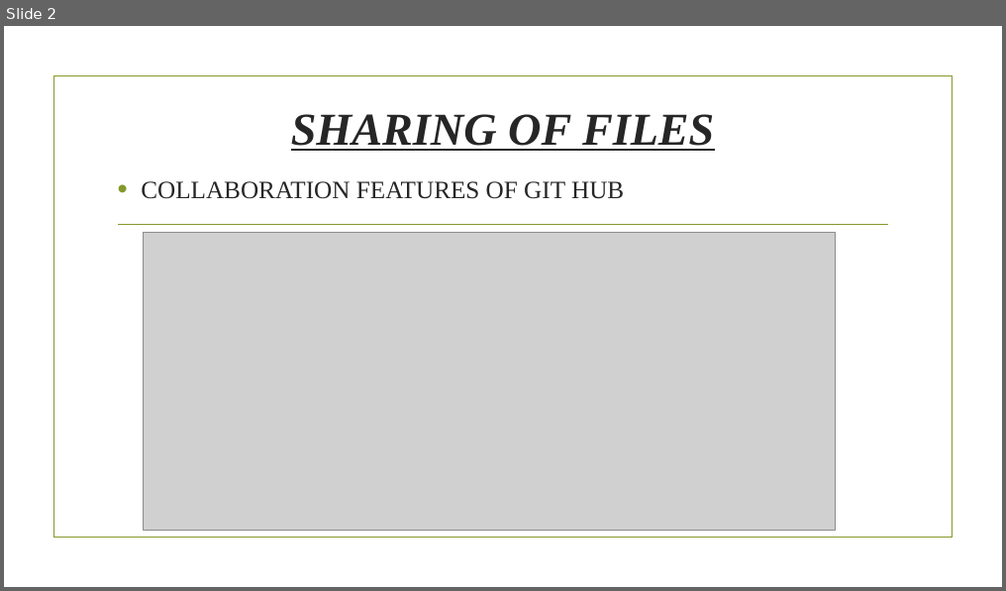
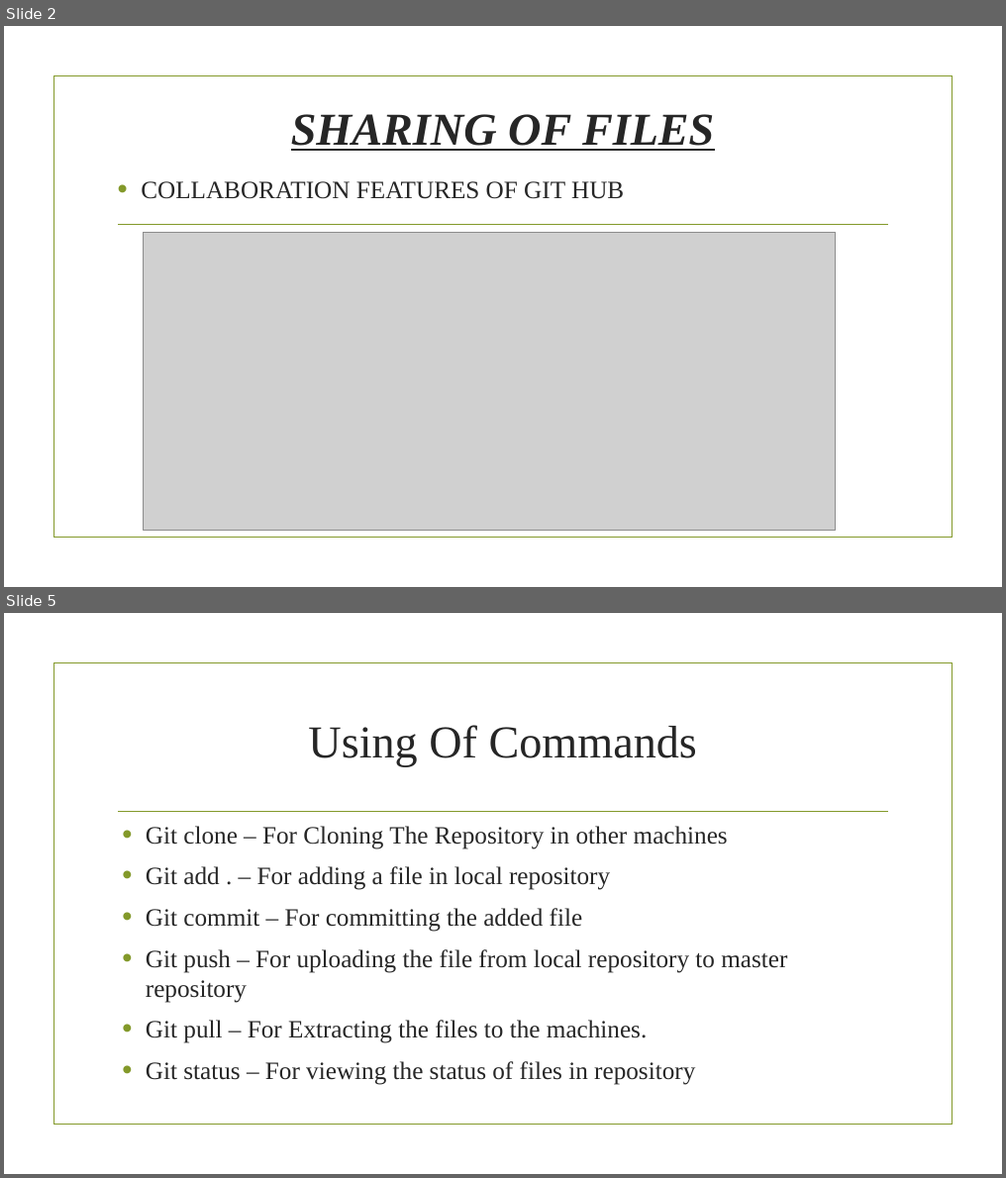
Before and after one commit to PrashantBhunal/finalProject, a slide deck: ppt github.pptx. Shown one above the other, each under a label of ours: slide 2 before the commit, slides 2 and 5 after it; the slides between them are not shown. The pictures are 1006x591 and 1006x1178 pixels, drawn with LibreOffice and Linux fonts; fonts in the diff are those of the drawing; grey boxes stand for pictures; background and template pictures are left out. Boxes give left, top, right and bottom in pixels: in the first picture for what was removed or moved away, otherwise in the second. Text is boxed around its words. In the diff, an @@ line names an element or a change of style, - is before the commit and + after.

Commit message:
final changes in ppt

```diff
--- a/ppt github.pptx
+++ b/ppt github.pptx
@@ slide 5 added at (4, 613, 1002, 1174), background picture (left out); not listed: 2 template elements that a slide beside it also shows @@
@@ title added at (308, 725, 697, 766), 44 pt, text #262626 @@
+Using Of Commands
@@ text added at (146, 826, 787, 1085), 24 pt, text #262626 @@
+• Git clone – For Cloning The Repository in other machines
+• Git add . – For adding a file in local repository
+• Git commit – For committing the added file
+• Git push – For uploading the file from local repository to master repository
+• Git pull – For Extracting the files to the machines.
+• Git status – For viewing the status of files in repository
```
Also in this commit, not shown: 8 other slides added, 9 slides removed.
